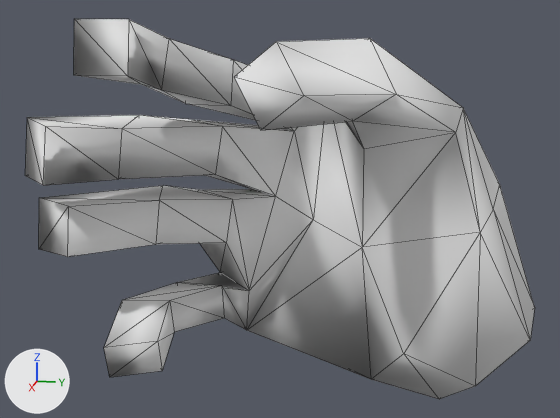
Before and after pictures for a commit that changed the OBJ model src/main/resources/Assets/ClarinetRightHand10.obj.
Both versions are drawn from a camera (50 mm lens) standing at (7.16, 2.2, -12.03) and looking at (-0.89, 0.59, -14.05). Every picture has the same lights, and +X, +Y and +Z are marked at lower left. Mesh edges are drawn as thin lines. Where no turn or scale is listed for an object, it has been applied to the vertices.

In view in the first picture: 'ClarinetRightHand10_RecorderHandLeft0.033'.
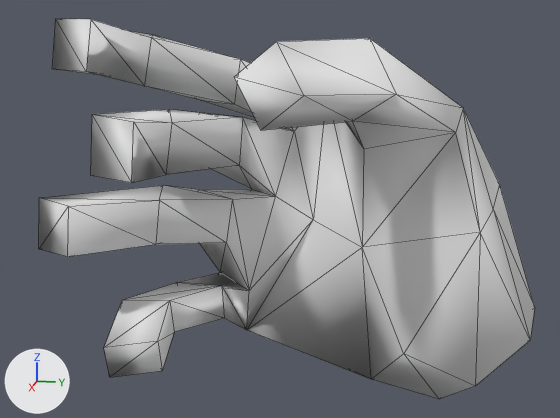
The change, as a list of edits to the scene's bpy script:
```text
Change me_clarinetrighthand10_recorderhandleft0_033:
    where me_clarinetrighthand10_recorderhandleft0_033.from_pydata(...)  # 89 vertices, 175 faces; spans x -2.43..0.64, y -1.81..3.41, z -16.45..-12.04
    me_clarinetrighthand10_recorderhandleft0_033 part 1
    me_clarinetrighthand10_recorderhandleft0_033.vertices[19].co: (0.64, -1.35, -13.54) -> (0.67, -0.47, -13.48)  # pixel (43, 185) -> pixel (131, 182)
    me_clarinetrighthand10_recorderhandleft0_033.vertices[20].co: (0.28, -1.74, -13.54) -> (0.46, -0.96, -13.47)  # pixel (25, 175) -> pixel (90, 175)
    me_clarinetrighthand10_recorderhandleft0_033.vertices[21].co: (0.23, -1.7, -12.97) -> (0.4, -0.94, -12.9)  # pixel (27, 117) -> pixel (92, 114)
    me_clarinetrighthand10_recorderhandleft0_033.vertices[22].co: (0.6, -1.31, -13.0) -> (0.61, -0.45, -12.93)  # pixel (45, 126) -> pixel (133, 121)
    me_clarinetrighthand10_recorderhandleft0_033.vertices[23].co: (0.39, -0.54, -12.04) -> (-0.11, -1.14, -12.04)  # pixel (128, 19) -> pixel (90, 19)
    me_clarinetrighthand10_recorderhandleft0_033.vertices[38].co: (-1.31, -0.65, -13.73) -> (-1.41, -0.51, -13.66)
    me_clarinetrighthand10_recorderhandleft0_033.vertices[39].co: (-1.43, -0.6, -13.16) -> (-1.54, -0.49, -13.1)  # pixel (188, 119) -> pixel (199, 112)
    me_clarinetrighthand10_recorderhandleft0_033.vertices[42].co: (-1.18, -0.13, -13.2) -> (-1.47, 0.04, -13.13)  # pixel (222, 126) -> pixel (242, 117)
    me_clarinetrighthand10_recorderhandleft0_033.vertices[43].co: (-1.07, -0.18, -13.73) -> (-1.35, 0.02, -13.67)  # pixel (215, 174) -> pixel (239, 165)
    me_clarinetrighthand10_recorderhandleft0_033.vertices[44].co: (-1.21, -0.55, -12.96) -> (-1.59, -0.5, -12.96)  # pixel (185, 103) -> pixel (200, 100)
    me_clarinetrighthand10_recorderhandleft0_033.vertices[45].co: (-1.33, -0.55, -12.47) -> (-1.69, -0.45, -12.47)
    me_clarinetrighthand10_recorderhandleft0_033.vertices[47].co: (-1.3, -0.02, -12.48) -> (-1.44, 0.02, -12.48)  # pixel (233, 59) -> pixel (240, 59)
    me_clarinetrighthand10_recorderhandleft0_033.vertices[48].co: (-1.18, -0.02, -12.97) -> (-1.34, -0.03, -12.97)  # pixel (230, 105) -> pixel (234, 104)
    me_clarinetrighthand10_recorderhandleft0_033.vertices[57].co: (-0.87, -1.05, -13.62) -> (-0.86, -0.72, -13.56)
    me_clarinetrighthand10_recorderhandleft0_033.vertices[58].co: (-0.83, -0.96, -13.05) -> (-0.85, -0.62, -12.99)  # pixel (139, 115) -> pixel (169, 109)
    me_clarinetrighthand10_recorderhandleft0_033.vertices[59].co: (-0.31, -0.95, -13.13) -> (-0.36, -0.43, -13.06)  # pixel (121, 128) -> pixel (171, 122)
    me_clarinetrighthand10_recorderhandleft0_033.vertices[60].co: (-0.34, -1.03, -13.67) -> (-0.37, -0.52, -13.61)  # pixel (118, 179) -> pixel (165, 174)
    me_clarinetrighthand10_recorderhandleft0_033.vertices[61].co: (-0.25, -0.48, -12.73) -> (-0.68, -0.83, -12.73)  # pixel (161, 90) -> pixel (144, 86)
    me_clarinetrighthand10_recorderhandleft0_033.vertices[62].co: (-0.63, -0.85, -12.71) -> (-1.17, -1.0, -12.71)  # pixel (141, 84) -> not seen
    me_clarinetrighthand10_recorderhandleft0_033.vertices[63].co: (-0.69, -0.77, -12.21) -> (-1.2, -0.91, -12.21)  # not seen -> pixel (152, 34)
    me_clarinetrighthand10_recorderhandleft0_033.vertices[64].co: (-0.31, -0.41, -12.23) -> (-0.7, -0.73, -12.23)  # pixel (169, 38) -> pixel (151, 37)
    me_clarinetrighthand10_recorderhandleft0_033.vertices[66].co: (0.48, -0.53, -12.54) -> (-0.02, -1.17, -12.54)  # pixel (127, 76) -> pixel (86, 71)
    me_clarinetrighthand10_recorderhandleft0_033.vertices[67].co: (0.47, -1.06, -12.54) -> (-0.25, -1.65, -12.54)  # pixel (73, 75) -> pixel (52, 69)
    me_clarinetrighthand10_recorderhandleft0_033.vertices[68].co: (0.38, -1.07, -12.04) -> (-0.34, -1.62, -12.04)  # pixel (74, 18) -> pixel (55, 18)
```

Location of each change, (x1, y1, x2, y2) in pixels of the pictures (560 x 418 px; the box of a moved part takes in the faces that stretch with it):
'ClarinetRightHand10_RecorderHandLeft0.033', reshaped: before (25, 19, 535, 399); after (39, 19, 535, 399)
part 1 of me_clarinetrighthand10_recorderhandleft0_033, moved or reshaped: before (25, 19, 298, 196); after (52, 19, 298, 196)
